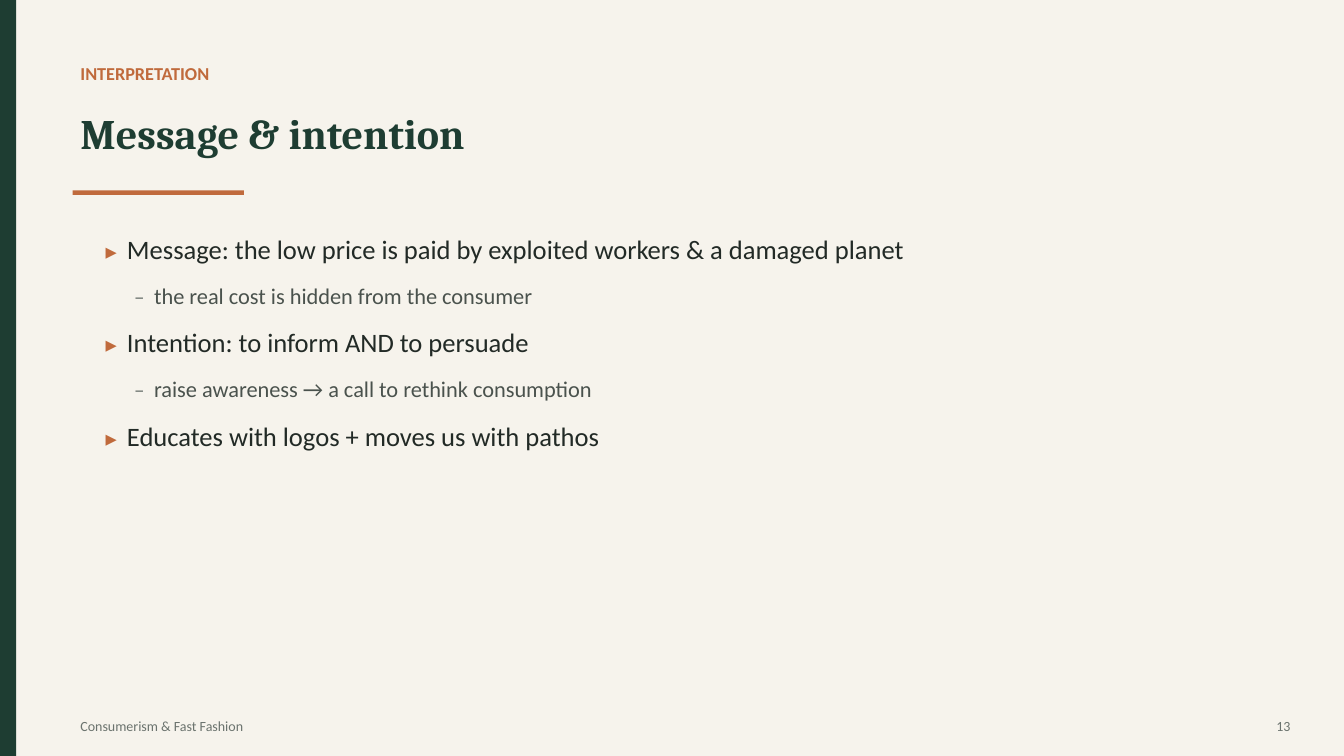
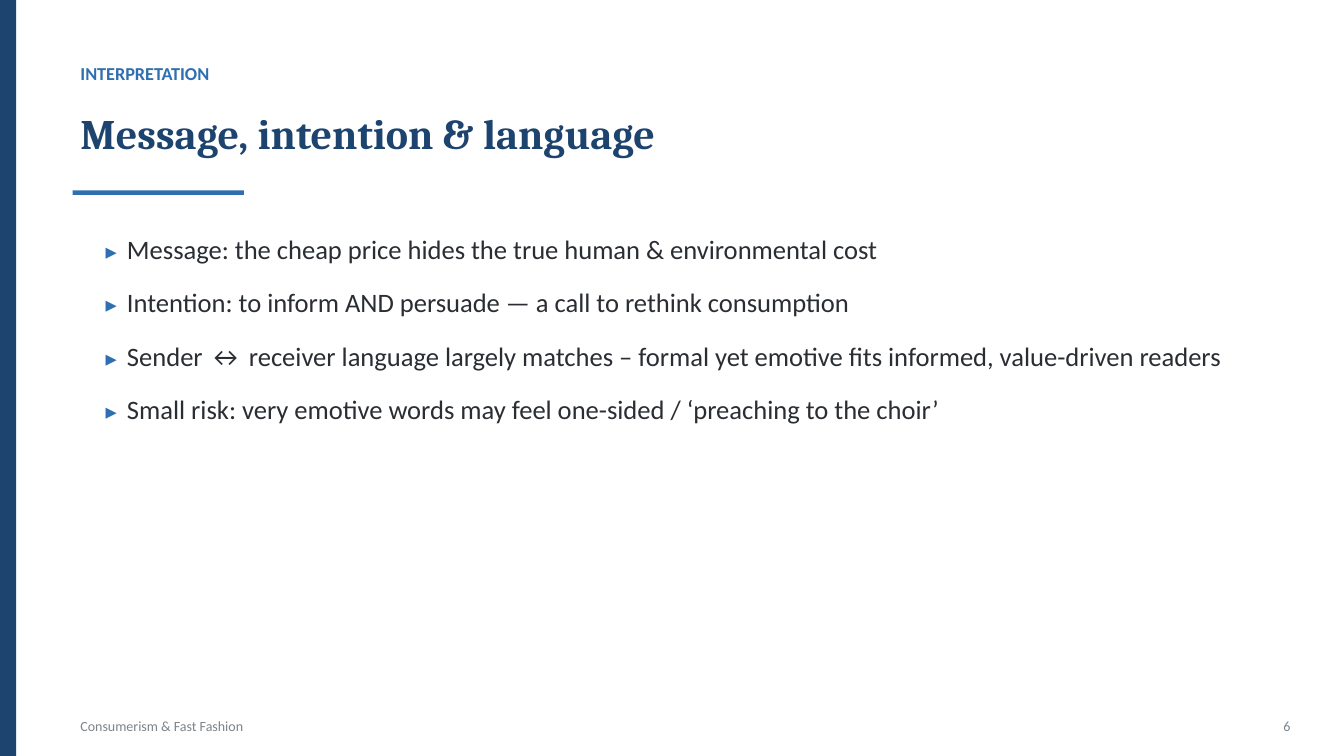
Before and after one commit to fdsh75qs9z-ui/MssAtelier, a slide deck: slide 6 of fast-fashion-presentation/Fast_Fashion_Presentation.pptx (slide 13 before the commit). Drawn at 1344x756 pixels with LibreOffice and Linux fonts; fonts in the diff are those of the drawing. Boxes give left, top, right and bottom in pixels: in the first picture for what was removed or moved away, otherwise in the second. Text is boxed around its words. In the diff, an @@ line names an element or a change of style, - is before the commit and + after.

```diff
--- a/fast-fashion-presentation/Fast_Fashion_Presentation.pptx
+++ b/fast-fashion-presentation/Fast_Fashion_Presentation.pptx
@@ background #F6F3EC to #FFFFFF @@
@@ rectangle at (x1=0, y1=0, x2=16, y2=756): fill #1E3D32 to #1D446E @@
@@ text "INTERPRETATION" at (x1=80, y1=68, x2=209, y2=80): text colour #C06A3C to #2F6FB0 @@
@@ text at (x1=80, y1=120, x2=655, y2=159): text changed; text colour #1E3D32 to #1D446E @@
-Message & intention
+Message, intention & language
@@ rectangle at (x1=73, y1=191, x2=244, y2=195): fill #C06A3C to #2F6FB0 @@
@@ text at (x1=127, y1=240, x2=1221, y2=424): text changed; text colour #222A26 to #2A2E33 @@
-▸ Message: the low price is paid by exploited workers & a damaged planet
-– the real cost is hidden from the consumer
-▸ Intention: to inform AND to persuade
-– raise awareness → a call to rethink consumption
-▸ Educates with logos + moves us with pathos
+▸ Message: the cheap price hides the true human & environmental cost
+▸ Intention: to inform AND persuade — a call to rethink consumption
+▸ Sender ↔ receiver language largely matches – formal yet emotive fits informed, value-driven readers
+▸ Small risk: very emotive words may feel one-sided / ‘preaching to the choir’
@@ text "Consumerism & Fast Fashion" at (x1=80, y1=721, x2=243, y2=731): text colour #6B736E to #7C848C @@
@@ text at (x1=1283, y1=721, x2=1290, y2=731): text changed; text colour #6B736E to #7C848C @@
-13
+6
```
Also in this commit, not shown: 9 other slides changed, 11 slides removed, 2 other files.
